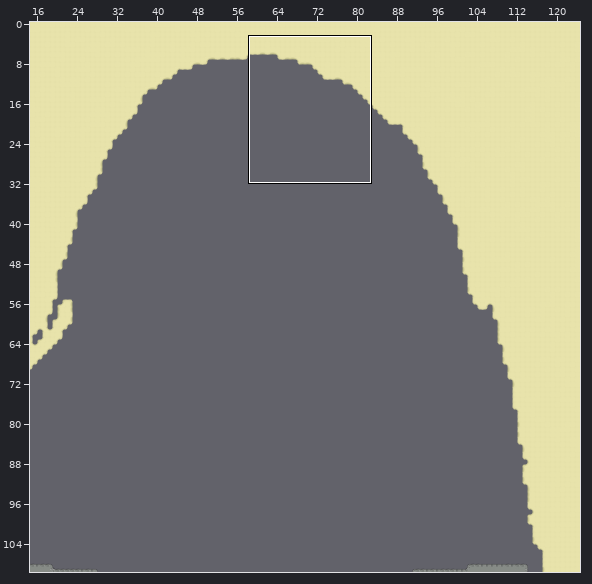
One commit to this Tiled map: src/tiled/garbageGulf-terrain.tmx. The first picture is a wide view before the edit; the outline marks the close-up.
Close-up. First the earlier version:
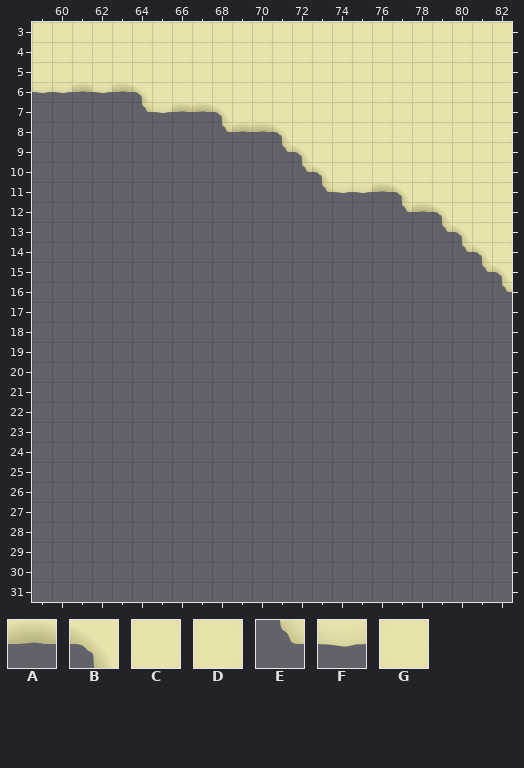
Cells are 256x256 px. Shown: x 59..82, y 3..31. The commit also changed other parts of the map, which this record leaves out.
Key: from "terrain": A 1, B 2, C 16, D 22, E 27, F 28, G 91.
_ is an empty cell.
Layer "Tile Layer 1" before, first column x 59:
 3 GGGGDDDGGDGDCCCCDCGGDDCC
 4 CDDCGDGDDGDDGDDDDDCGGDCC
 5 CDDCCCDGDCDDGDGGDCDCCDCD
 6 FFAFABDGGDGGDCCGDDGCDGGG
 7 _____EFAABGDCGGGDDDCDDDG
 8 _________EAABGGCDDGCDCDD
 9 ____________EBDCDDCCGGDD
10 _____________EBCDCDDDDCG
11 ______________EFFABGDCCD
12 __________________EABDCC
13 ____________________EBCD
14 _____________________EBD
15 ______________________EB
16 _______________________E
17 ________________________
18 ________________________
19 ________________________
20 ________________________
21 ________________________
22 ________________________
23 ________________________
24 ________________________
25 ________________________
26 ________________________
27 ________________________
28 ________________________
29 ________________________
30 ________________________
31 ________________________
The same view after the edit:
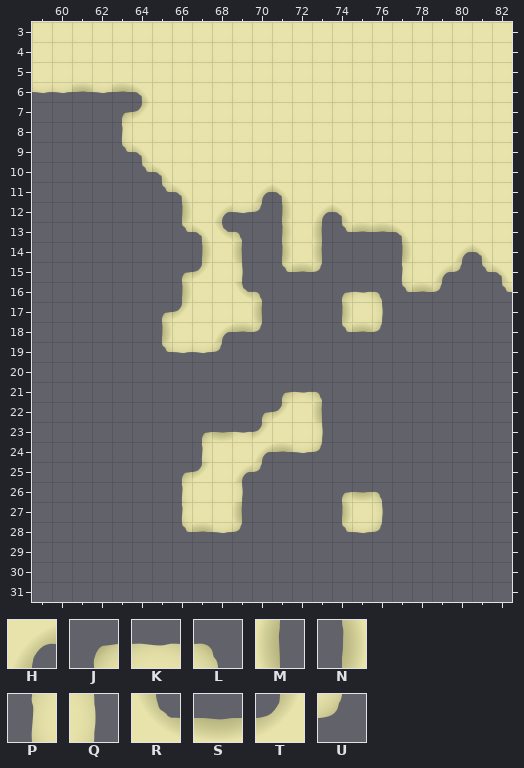
Further tiles: from "terrain": H 0, J 3, K 4, L 5, M 12, N 14, P 15, Q 17, R 24, S 25, T 26, U 29.
From old to new:
Changed rows in their new state; . is an unchanged cell.
Layer "Tile Layer 1":
first column x 63:
 7 JTDDCD............
 8 PGGDDDDCD.........
 9 EBDDCDCDCC........
10 .EBDGDDDDDD.......
11 ..EBDDCHBGCGDDD...
12 ...NDHFUNDHBGDDGD.
13 ...EBRL.NDMEAABGDC
14 ....NGM.NDM...NDCH
15 ...JTDQ.EAU...PDHU
16 ...NDCRL...JKLEAU.
17 ..JTDDGM...NDQ....
18 ..NGGHAU...EAU....
19 ..EFFU............
21 ........JKL.......
22 .......JTCM.......
23 ....JSKTCDQ.......
24 ....PCDHAFU.......
25 ...JTDHU..........
26 ...PDDQ....JSL....
27 ...PDGM....NDQ....
28 ...EAFU....EFU....
Where, in picture pixels (left, top, right, bottom), the same in both close-ups:
changed: (121, 102, 472, 354)
added: (181, 391, 323, 534)
added: (342, 491, 383, 534)
